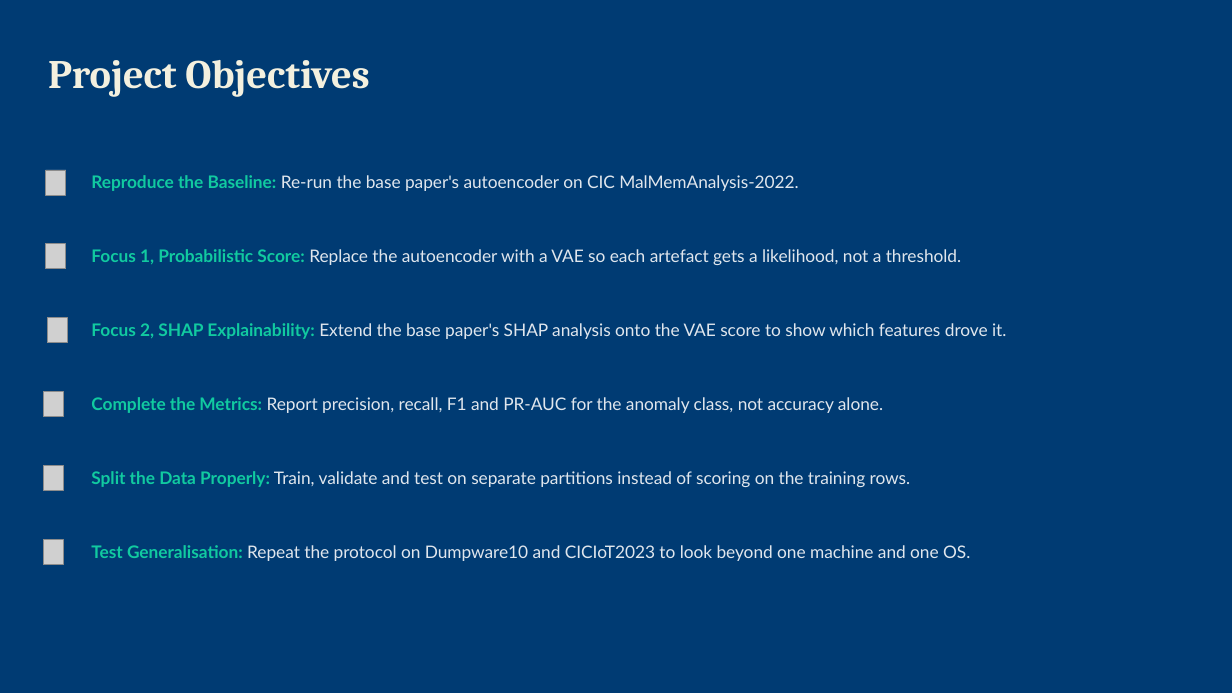
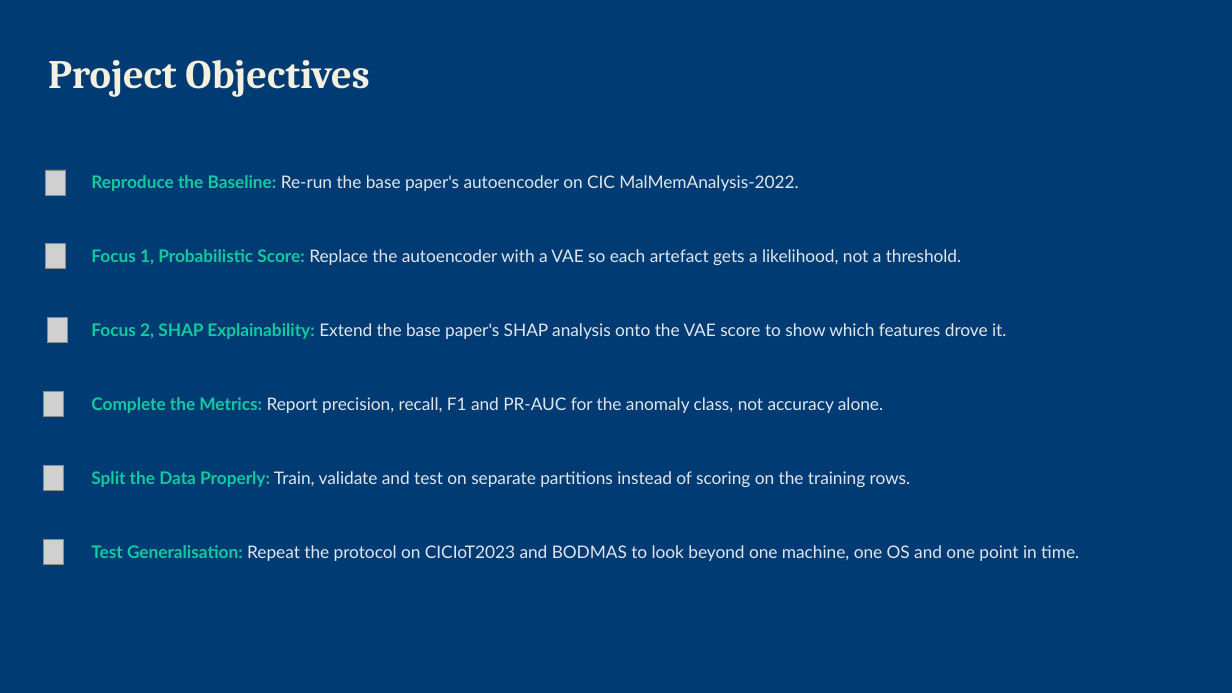
Before and after one commit to SoulDeplane/Probabilistic-Anomaly-Scoring, a slide deck: slide 6 of Writeup/PPT 1.pptx. Drawn at 1232x693 pixels with LibreOffice and Linux fonts; fonts in the diff are those of the drawing; grey boxes stand for pictures; background and template pictures are left out. Boxes give left, top, right and bottom in pixels: in the first picture for what was removed or moved away, otherwise in the second. Text is boxed around its words. In the diff, an @@ line names an element or a change of style, - is before the commit and + after.

```diff
--- a/Writeup/PPT 1.pptx
+++ b/Writeup/PPT 1.pptx
@@ text at <box>91,545,1079,561</box>: text changed @@
-Test Generalisation: Repeat the protocol on Dumpware10 and CICIoT2023 to look beyond one machine and one OS.
+Test Generalisation: Repeat the protocol on CICIoT2023 and BODMAS to look beyond one machine, one OS and one point in time.
```
Also in this commit, not shown: 8 other slides changed, 34 other files.
